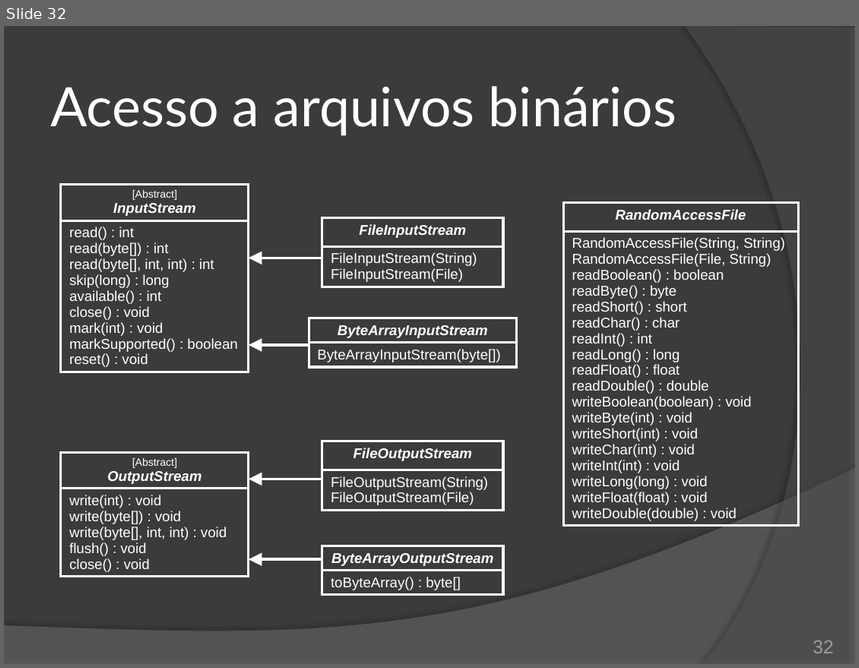
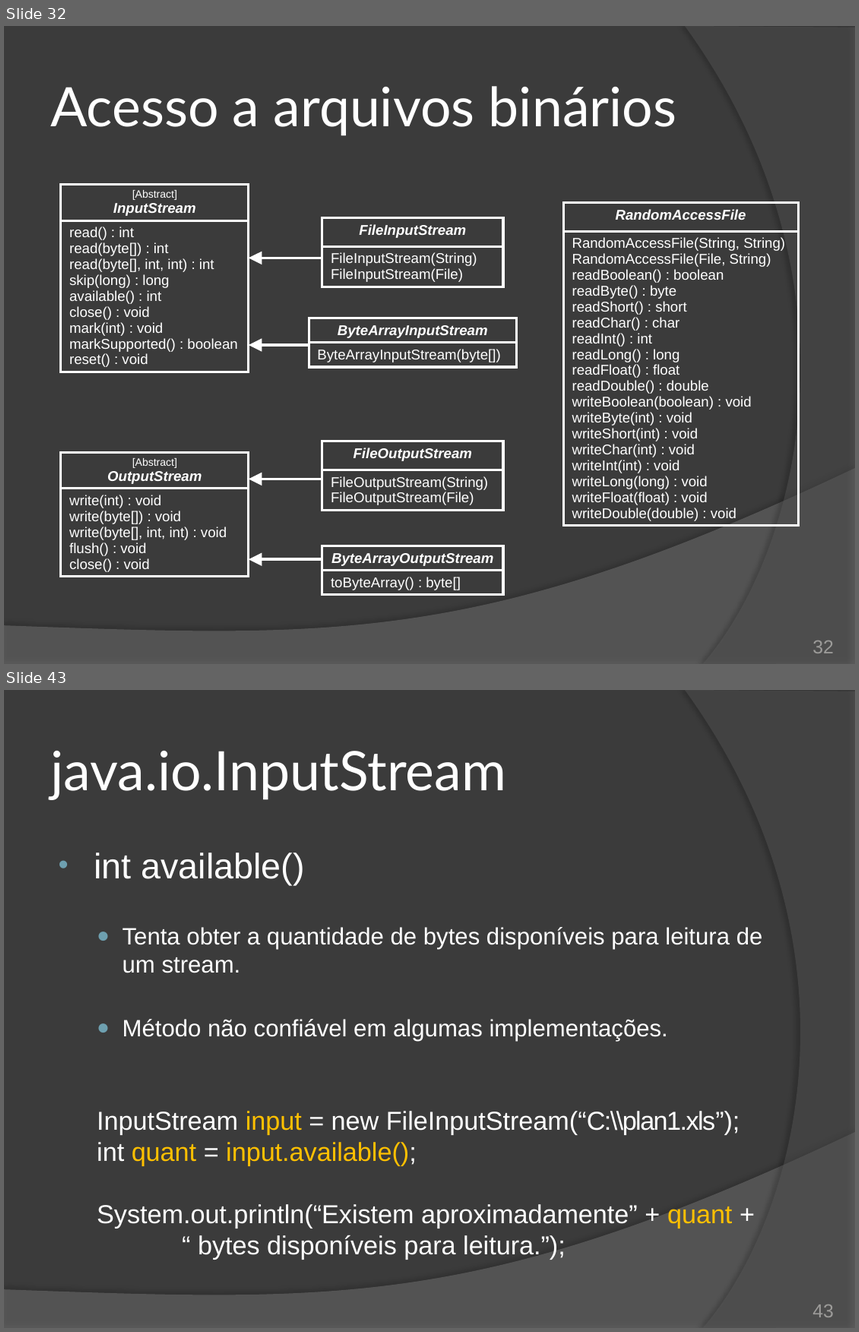
Before and after one commit to duchesqui/slzvieira-training, a slide deck: 2-Java-Programmer-Modulo-II/16.Capitulo10.pptx. Shown one above the other, each under a label of ours: slide 32 before the commit, slides 32 and 43 after it; the slides between them are not shown. The pictures are 859x668 and 859x1332 pixels, drawn with LibreOffice and Linux fonts; fonts in the diff are those of the drawing. Boxes give left, top, right and bottom in pixels: in the first picture for what was removed or moved away, otherwise in the second. Text is boxed around its words. In the diff, an @@ line names an element or a change of style, - is before the commit and + after.

Commit message:
Capítulo 10 - Java IO: InputStream e OutputStream.

```diff
--- a/2-Java-Programmer-Modulo-II/16.Capitulo10.pptx
+++ b/2-Java-Programmer-Modulo-II/16.Capitulo10.pptx
@@ slide 43 added at (4, 690, 855, 1328), background #3B3B3B; not listed: 2 template elements that a slide beside it also shows @@
@@ title added at (51, 751, 506, 800), 46 pt, text #FFFFFF @@
+java.io.InputStream
@@ text added at (94, 853, 763, 1260), 22 pt, text #FFFFFF @@
+• int available()
+  ● Tenta obter a quantidade de bytes disponíveis para leitura de um stream.
+  ● Método não confiável em algumas implementações.
+InputStream input = new FileInputStream(“C:\\plan1.xls”);
+int quant = input.available();
+System.out.println(“Existem aproximadamente” + quant +
+“ bytes disponíveis para leitura.”);
@@ page number added at (813, 1305, 834, 1318), 16 pt, text #9D9B9A @@
+43
```
Also in this commit, not shown: 2 slides changed, 23 other slides added, 5 slides removed, 1 other file.
